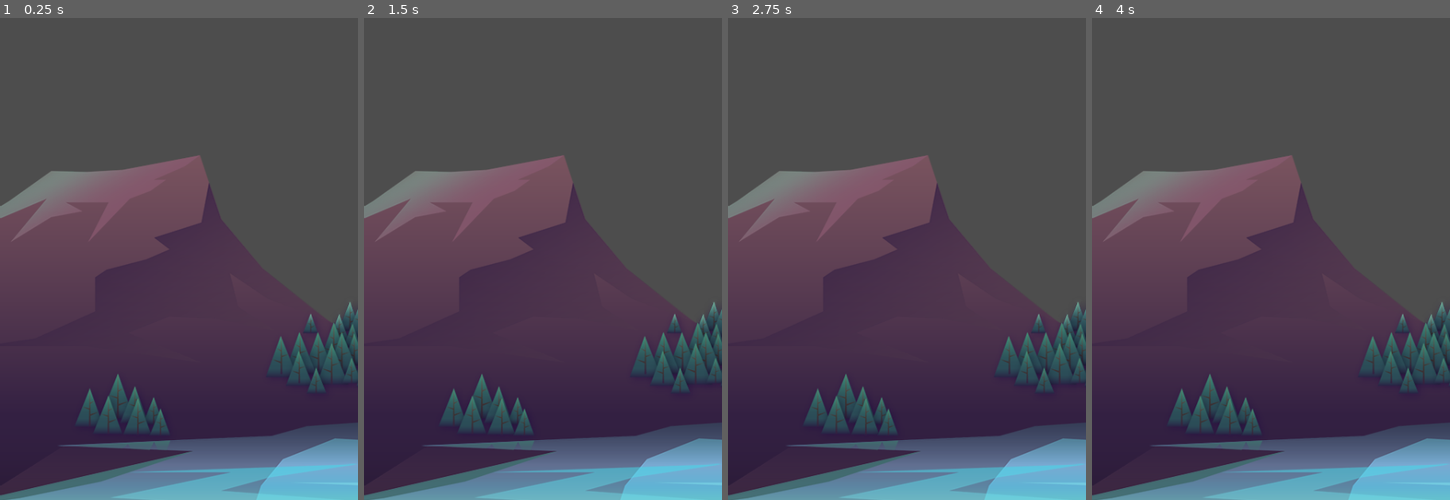
Above: before the commit, frames 1-4 (left to right).
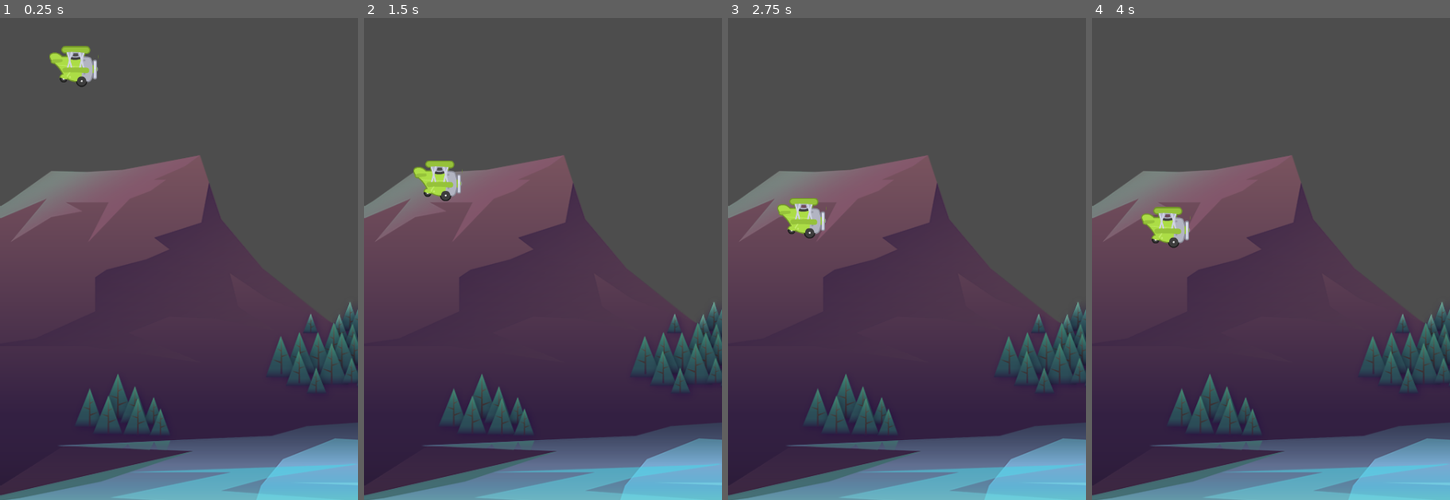
Above: after the commit, the same moments.

Repository: scgagliardi2/udemy-godot
Game: Godot game, scene res://scenes/game/game.tscn
Same seed, same stepped clock (60 frames per second), same inputs: the game is played once before the commit and once after it. Before the commit the project starts from res://scenes/game.tscn.
Inputs:
- Up to frame 1 (0.25 s): no input
- Up to frame 2 (1.5 s): tap Space (fly, bound only after the commit) at 0.6, 1.35 s
- Up to frame 3 (2.75 s): tap Space (fly, bound only after the commit) at 2.1 s
- Up to frame 4 (4 s): tap Space (fly, bound only after the commit) at 2.85, 3.6 s

The runs differ from the first frame. In frame 1, 0.7% of the frame differs, in the area x 13-28%, y 5-15%; in frame 2, 0.8%; in frame 3, 0.8%; in frame 4, 0.8%, in the area x 13-28%, y 39-48%.

Commit message:
work on flappy

Diff:
--- a/udemy-flappy-game/project.godot
+++ b/udemy-flappy-game/project.godot
@@ -11,7 +11,7 @@
 [application]
 
 config/name="Udemy Flappy Game"
-run/main_scene="res://scenes/game.tscn"
+run/main_scene="res://scenes/game/game.tscn"
 config/features=PackedStringArray("4.3", "Mobile")
 config/icon="res://icon.svg"
 
@@ -21,6 +21,14 @@
 window/size/viewport_height=854
 window/stretch/mode="canvas_items"
 
+[input]
+
+fly={
+"deadzone": 0.5,
+"events": [Object(InputEventKey,"resource_local_to_scene":false,"resource_name":"","device":0,"window_id":0,"alt_pressed":false,"shift_pressed":false,"ctrl_pressed":false,"meta_pressed":false,"pressed":false,"keycode":0,"physical_keycode":32,"key_label":0,"unicode":0,"location":0,"echo":false,"script":null)
+]
+}
+
 [rendering]
 
 renderer/rendering_method="mobile"
--- /dev/null
+++ b/udemy-flappy-game/scenes/barrier/barrier.tscn
@@ -0,0 +1,10 @@
+[gd_scene load_steps=2 format=3 uid="uid://behv53pyxn2g5"]
+
+[sub_resource type="RectangleShape2D" id="RectangleShape2D_t64ty"]
+size = Vector2(552, 16)
+
+[node name="Barrier" type="StaticBody2D"]
+
+[node name="CollisionShape2D" type="CollisionShape2D" parent="."]
+position = Vector2(236, -8)
+shape = SubResource("RectangleShape2D_t64ty")
--- a/udemy-flappy-game/scenes/game.tscn
+++ /dev/null
@@ -1,9 +0,0 @@
-[gd_scene load_steps=2 format=3 uid="uid://d21pd57u74b1m"]
-
-[ext_resource type="Texture2D" uid="uid://bb78ofpmw02e0" path="res://assets/background/rocks_2.png" id="1_l8ab6"]
-
-[node name="Game" type="Node2D"]
-
-[node name="Sprite2D" type="Sprite2D" parent="."]
-position = Vector2(289, 420)
-texture = ExtResource("1_l8ab6")
--- /dev/null
+++ b/udemy-flappy-game/scenes/game/game.tscn
@@ -0,0 +1,20 @@
+[gd_scene load_steps=4 format=3 uid="uid://d21pd57u74b1m"]
+
+[ext_resource type="Texture2D" uid="uid://bb78ofpmw02e0" path="res://assets/background/rocks_2.png" id="1_8dy25"]
+[ext_resource type="PackedScene" uid="uid://05nomgxerxkv" path="res://scenes/plane/plane.tscn" id="2_577fy"]
+[ext_resource type="PackedScene" uid="uid://behv53pyxn2g5" path="res://scenes/barrier/barrier.tscn" id="3_skx7s"]
+
+[node name="Game" type="Node2D"]
+
+[node name="Sprite2D" type="Sprite2D" parent="."]
+position = Vector2(289, 420)
+texture = ExtResource("1_8dy25")
+
+[node name="Plane" parent="." instance=ExtResource("2_577fy")]
+position = Vector2(98, 240)
+
+[node name="Barrier" parent="." instance=ExtResource("3_skx7s")]
+position = Vector2(8, 864)
+
+[node name="Barrier2" parent="." instance=ExtResource("3_skx7s")]
+position = Vector2(0, -16)
--- /dev/null
+++ b/udemy-flappy-game/scenes/plane/plane.gd
@@ -0,0 +1,32 @@
+extends CharacterBody2D
+
+const GRAVITY: float = 1000.0
+const POWER: float = -330.0
+
+@onready var animated_sprite_2d: AnimatedSprite2D = $AnimatedSprite2D
+
+# Called when the node enters the scene tree for the first time.
+func _ready() -> void:
+
+	pass # Replace with function body.
+
+
+# Called every frame. 'delta' is the elapsed time since the previous frame.
+func _physics_process(delta: float) -> void:
+
+	velocity.y += GRAVITY * delta
+
+	fly()
+
+	move_and_slide()
+
+	if is_on_floor():
+		die()
+
+func fly() -> void:
+	if Input.is_action_just_pressed("fly"):
+		velocity.y = POWER
+
+func die() -> void:
+	set_physics_process(false)
+	animated_sprite_2d.stop()
--- /dev/null
+++ b/udemy-flappy-game/scenes/plane/plane.tscn
@@ -0,0 +1,57 @@
+[gd_scene load_steps=8 format=3 uid="uid://05nomgxerxkv"]
+
+[ext_resource type="Script" path="res://scenes/plane/plane.gd" id="1_7wr61"]
+[ext_resource type="Texture2D" uid="uid://bgy0gtfl6qfy" path="res://assets/plane/planes_sheet.png" id="1_36xff"]
+
+[sub_resource type="AtlasTexture" id="AtlasTexture_orrlk"]
+atlas = ExtResource("1_36xff")
+region = Rect2(0, 0, 88, 73)
+
+[sub_resource type="AtlasTexture" id="AtlasTexture_1o0yo"]
+atlas = ExtResource("1_36xff")
+region = Rect2(88, 0, 88, 73)
+
+[sub_resource type="AtlasTexture" id="AtlasTexture_48bbq"]
+atlas = ExtResource("1_36xff")
+region = Rect2(176, 0, 88, 73)
+
+[sub_resource type="SpriteFrames" id="SpriteFrames_dohme"]
+animations = [{
+"frames": [{
+"duration": 1.0,
+"texture": SubResource("AtlasTexture_orrlk")
+}, {
+"duration": 1.0,
+"texture": SubResource("AtlasTexture_1o0yo")
+}, {
+"duration": 1.0,
+"texture": SubResource("AtlasTexture_48bbq")
+}, {
+"duration": 1.0,
+"texture": SubResource("AtlasTexture_1o0yo")
+}],
+"loop": true,
+"name": &"fly",
+"speed": 5.0
+}]
+
+[sub_resource type="CircleShape2D" id="CircleShape2D_77rty"]
+radius = 30.0
+
+[node name="Plane" type="CharacterBody2D"]
+script = ExtResource("1_7wr61")
+
+[node name="AnimatedSprite2D" type="AnimatedSprite2D" parent="."]
+scale = Vector2(0.75, 0.75)
+sprite_frames = SubResource("SpriteFrames_dohme")
+animation = &"fly"
+autoplay = "fly"
+frame = 1
+frame_progress = 0.884483
+
+[node name="CollisionShape2D" type="CollisionShape2D" parent="."]
+shape = SubResource("CircleShape2D_77rty")
+
+[node name="AnimationPlayer" type="AnimationPlayer" parent="."]
+
+[node name="EngineSound" type="AudioStreamPlayer2D" parent="."]
